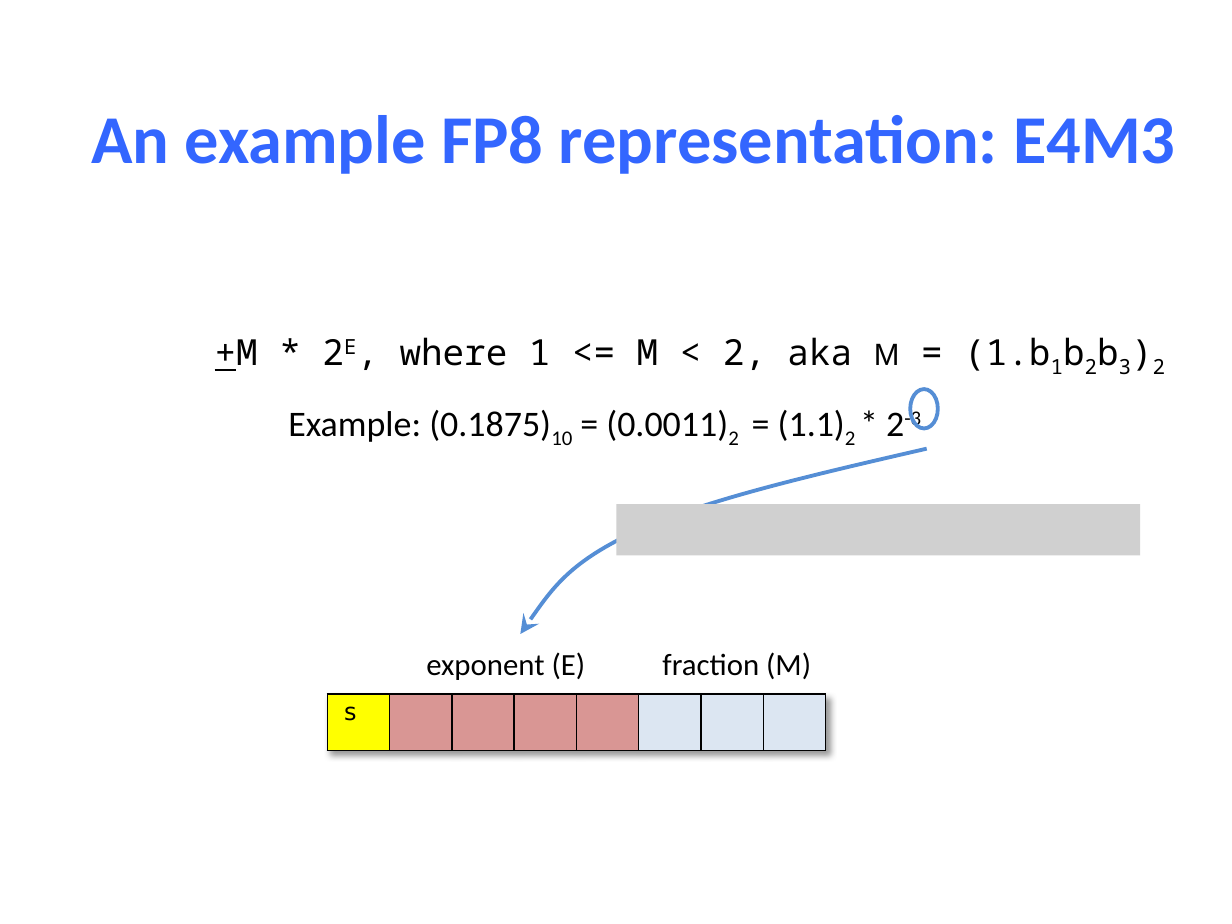
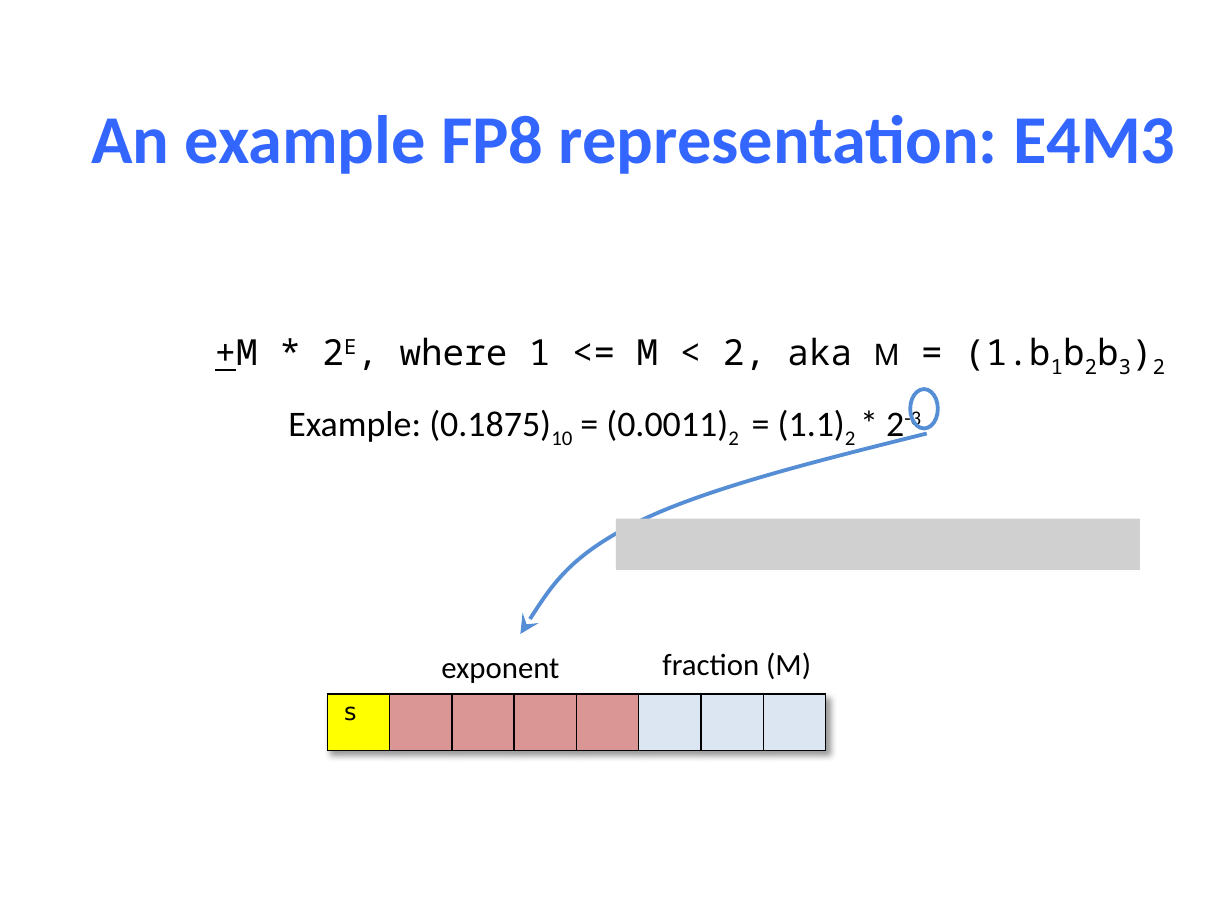
Before and after one commit to NYU-CSO/nyu-cso.github.io, a slide deck: slide 19 of notes/03-floats.pptx (slide 18 before the commit). Drawn at 1232x924 pixels with LibreOffice and Linux fonts; fonts in the diff are those of the drawing; grey boxes stand for pictures. Boxes give left, top, right and bottom in pixels: in the first picture for what was removed or moved away, otherwise in the second. Text is boxed around its words. In the diff, an @@ line names an element or a change of style, - is before the commit and + after.

```diff
--- a/notes/03-floats.pptx
+++ b/notes/03-floats.pptx
@@ freeform shape resized from (x1=520, y1=448, x2=926, y2=633) to (x1=520, y1=434, x2=926, y2=634) @@
@@ picture moved from (x1=616, y1=504, x2=1140, y2=556) to (x1=616, y1=519, x2=1140, y2=570) @@
@@ text at (x1=441, y1=658, x2=559, y2=683): text changed @@
-exponent (E)
+exponent
```
Also in this commit, not shown: 14 other slides changed, 2 slides added, 1 other file.
